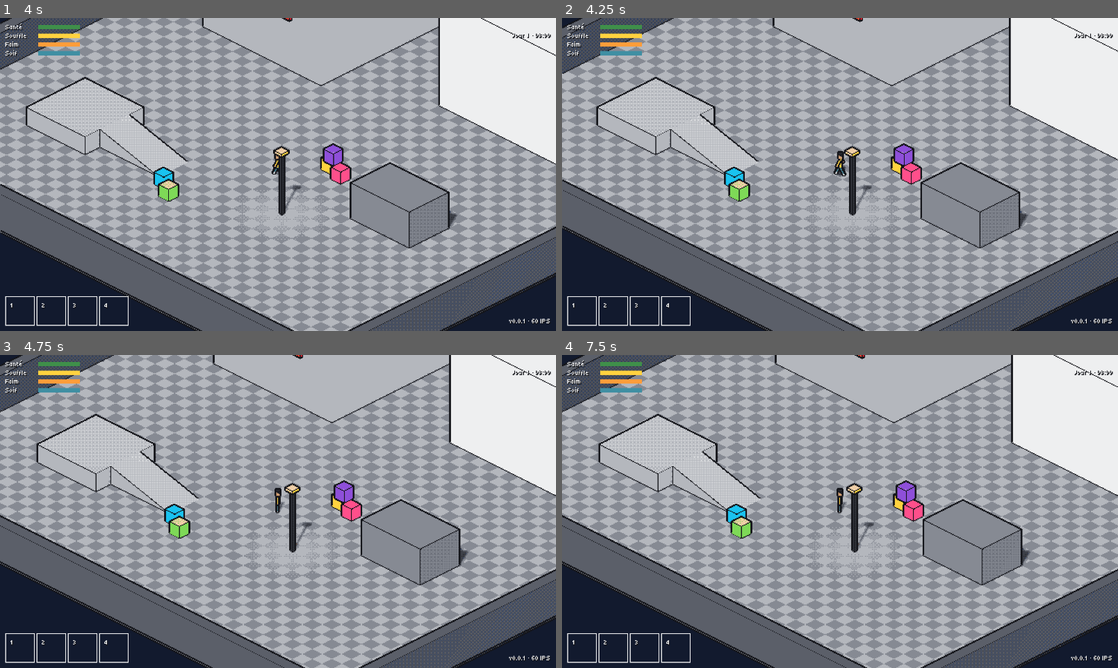
Above: before the commit, frames 1-4 (two rows, left to right).
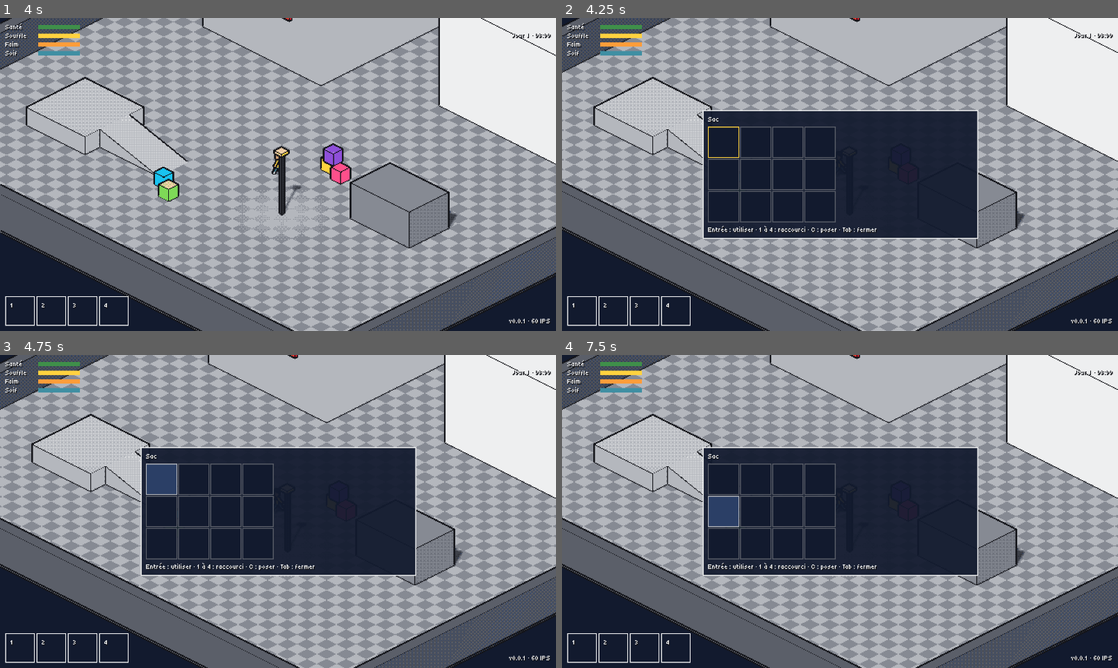
Above: after the commit, the same moments.

Repository: Yato-350/91350
Game: Godot game, scene res://scenes/main/main.tscn
The game is run twice, just before and just after one commit, with the same random seed, the same clock (stepped at 60 frames per second) and the same inputs.
Inputs (mouse positions are in pixels of both pictures, inside the frame that each line leads up to):
- Up to frame 1 (4 s): tap Enter at 0.5, 3.5 s; move the mouse to (400, 158) at 0.52 s; hold D (move_right) 0.53-1.25 s; hold C (crouch) 0.53-1.25 s; click (400, 158) at 0.67 s; tap J (journal) at 0.8 s; drag from (166, 190) to (250, 237) at 1.27 s; tap Space (attack) at 2 s; move the mouse to (333, 105) at 2.02 s; hold D (move_right) 2.03-2.75 s; tap 1 (quick_1) at 2.1 s; click (333, 105) at 2.17 s; tap 3 (quick_3) at 2.3 s; drag from (250, 237) to (111, 127) at 2.77 s; move the mouse to (444, 221) at 3.52 s; hold A (move_left) from 3.53 s (still down); hold C (crouch) from 3.53 s (still down); tap 4 (quick_4) at 3.6 s; click (444, 221) at 3.67 s
- Up to frame 2 (4.25 s): keep holding A (move_left); keep holding C (crouch); tap Tab (inventory) at 4.15 s
- Up to frame 3 (4.75 s): release A (move_left) at 4.25 s; release C (crouch) at 4.25 s; click (161, 480) at 4.27 s
- Up to frame 4 (7.5 s): click (756, 480) at 5.02 s; click (789, 480) at 5.77 s; click (817, 480) at 6.52 s; click (723, 511) at 7.27 s

Frame 1 is identical in both runs. In frame 2, 35% of the frame differs, in the area x 0-100%, y 0-100%; in frame 3, 39%; in frame 4, 39%.

Commit message:
feat: écran du sac et gestionnaire d'écrans qui suspend le jeu
- InventoryScreen : grille à l'image du sac, fiche de l'objet visé ; valider utilise,
  1 à 4 place dans un raccourci, « accroupi » pose par terre (jamais un objet de quête).
- Screens ouvre un seul écran à la fois et met l'arbre de scène en pause.
- Thème : boutons en pixels (normal, survol, appui, focus).
- Test de rendu : capture de l'écran du sac dans build/screenshots/ui_inventory.png.

Co-Authored-By: Claude Fable 5.2 <noreply@anthropic.com>
Claude-Session: https://claude.ai/code/session_0191MuXXX6bNUbLG7aSk85Tz

Diff:
--- a/assets/ui/theme.tres
+++ b/assets/ui/theme.tres
@@ -15,6 +15,54 @@
 border_color = Color(0.9333, 0.9373, 0.9412, 1)
 anti_aliasing = false
 
+[sub_resource type="StyleBoxFlat" id="StyleBoxFlat_button"]
+content_margin_left = 4.0
+content_margin_top = 2.0
+content_margin_right = 4.0
+content_margin_bottom = 2.0
+bg_color = Color(0.0706, 0.102, 0.1804, 1)
+border_width_left = 1
+border_width_top = 1
+border_width_right = 1
+border_width_bottom = 1
+border_color = Color(0.3569, 0.3725, 0.4118, 1)
+anti_aliasing = false
+
+[sub_resource type="StyleBoxFlat" id="StyleBoxFlat_button_hover"]
+content_margin_left = 4.0
+content_margin_top = 2.0
+content_margin_right = 4.0
+content_margin_bottom = 2.0
+bg_color = Color(0.1686, 0.2471, 0.4, 1)
+border_width_left = 1
+border_width_top = 1
+border_width_right = 1
+border_width_bottom = 1
+border_color = Color(0.7059, 0.7176, 0.7412, 1)
+anti_aliasing = false
+
+[sub_resource type="StyleBoxFlat" id="StyleBoxFlat_button_pressed"]
+content_margin_left = 4.0
+content_margin_top = 2.0
+content_margin_right = 4.0
+content_margin_bottom = 2.0
+bg_color = Color(0.1686, 0.2471, 0.4, 1)
+border_width_left = 1
+border_width_top = 1
+border_width_right = 1
+border_width_bottom = 1
+border_color = Color(0.9333, 0.9373, 0.9412, 1)
+anti_aliasing = false
+
+[sub_resource type="StyleBoxFlat" id="StyleBoxFlat_button_focus"]
+draw_center = false
+border_width_left = 1
+border_width_top = 1
+border_width_right = 1
+border_width_bottom = 1
+border_color = Color(1, 0.8235, 0.2471, 1)
+anti_aliasing = false
+
 [resource]
 default_font = ExtResource("1_font")
 default_font_size = 8
@@ -24,3 +72,12 @@
 Label/constants/shadow_offset_y = 1
 PanelContainer/styles/panel = SubResource("StyleBoxFlat_panel")
 RichTextLabel/colors/default_color = Color(0.9333, 0.9373, 0.9412, 1)
+Button/colors/font_color = Color(0.9333, 0.9373, 0.9412, 1)
+Button/colors/font_hover_color = Color(0.9333, 0.9373, 0.9412, 1)
+Button/colors/font_focus_color = Color(1, 0.8235, 0.2471, 1)
+Button/colors/font_pressed_color = Color(0.9333, 0.9373, 0.9412, 1)
+Button/styles/normal = SubResource("StyleBoxFlat_button")
+Button/styles/hover = SubResource("StyleBoxFlat_button_hover")
+Button/styles/pressed = SubResource("StyleBoxFlat_button_pressed")
+Button/styles/focus = SubResource("StyleBoxFlat_button_focus")
+Button/styles/disabled = SubResource("StyleBoxFlat_button")
--- a/locale/strings.csv
+++ b/locale/strings.csv
@@ -116,3 +116,8 @@
 KEY_ESCAPE,"Échap"
 KEY_TAB,"Tab"
 KEY_CTRL,"Ctrl"
+INV_TITLE,"Sac"
+INV_HINT_KEYS,"Entrée : utiliser · 1 à 4 : raccourci · C : poser · Tab : fermer"
+INV_HINT_PAD,"A : utiliser · croix : raccourci · L3 : poser · B : fermer"
+INV_NO_USE,"Ça ne s'utilise pas comme ça."
+INV_NO_DROP,"Pas question de laisser ça traîner."
--- a/scenes/main/main.tscn
+++ b/scenes/main/main.tscn
@@ -1,8 +1,9 @@
-[gd_scene load_steps=4 format=3]
+[gd_scene load_steps=5 format=3]
 
 [ext_resource type="Script" path="res://scripts/main/main.gd" id="1_main"]
 [ext_resource type="PackedScene" path="res://scenes/main/pixel_view.tscn" id="2_view"]
 [ext_resource type="PackedScene" path="res://scenes/ui/hud.tscn" id="3_hud"]
+[ext_resource type="Script" path="res://scripts/ui/screens.gd" id="4_screens"]
 
 [node name="Main" type="Node"]
 script = ExtResource("1_main")
@@ -18,6 +19,13 @@
 
 [node name="Hud" parent="UI" instance=ExtResource("3_hud")]
 
+[node name="Screens" type="Control" parent="UI"]
+layout_mode = 3
+anchors_preset = 0
+offset_right = 640.0
+offset_bottom = 360.0
+script = ExtResource("4_screens")
+
 [node name="Overlay" type="CanvasLayer" parent="."]
 layer = 10
 
--- a/scripts/main/main.gd
+++ b/scripts/main/main.gd
@@ -22,7 +22,6 @@
 
 @onready var _pixel_view: PixelView = $PixelView
 @onready var _ui: CanvasLayer = $UI
-@onready var _hud: Control = $UI/Hud
 @onready var _fade: ColorRect = $Overlay/Fade
 
 
@@ -176,8 +175,11 @@
 func _layout_ui() -> void:
 	var pixel_scale := maxi(1, _pixel_view.get_pixel_scale())
 	_ui.scale = Vector2.ONE * pixel_scale
-	_hud.position = Vector2.ZERO
-	_hud.size = (_pixel_view.size / pixel_scale).ceil()
+	for child: Node in _ui.get_children():
+		var layer := child as Control
+		if layer != null:
+			layer.position = Vector2.ZERO
+			layer.size = (_pixel_view.size / pixel_scale).ceil()
 
 
 func _toggle_fullscreen() -> void:
--- a/scripts/ui/hud.gd
+++ b/scripts/ui/hud.gd
@@ -19,7 +19,6 @@
 	"Thirst": ["HUD_THIRST", "eau_claire"],
 }
 const QUICK_SLOT_SIZE := 34
-const ICON_PATH := "res://assets/icons/items/%s.png"
 const ZONE_PREFIX := "zone:"
 
 var _palette := Palette.load_colors()
@@ -140,9 +139,7 @@
 		var icon: TextureRect = slot.get_node("Icon")
 		var count: Label = slot.get_node("Count")
 		var item_id := inventory.quick_slots[index]
-		var path := ICON_PATH % item_id
-		var has_icon := not item_id.is_empty() and ResourceLoader.exists(path)
-		icon.texture = load(path) if has_icon else null
+		icon.texture = ItemIcon.of(item_id)
 		count.text = str(inventory.count(item_id)) if not item_id.is_empty() else ""
 
 
--- /dev/null
+++ b/scripts/ui/inventory_screen.gd
@@ -0,0 +1,153 @@
+class_name InventoryScreen
+extends PanelContainer
+## L'écran du sac : la grille des objets et la fiche de celui qui a le focus.
+## Valider utilise l'objet ; quick_1 à quick_4 le placent dans un raccourci ; « crouch »
+## le pose par terre (sauf un objet de quête).
+
+const SLOT_SIZE := 36
+const DETAILS_WIDTH := 150
+const SPACING := 4
+const QUEST_CATEGORY := "quete"
+
+var _focused := 0
+var _grid := GridContainer.new()
+var _name := Label.new()
+var _description := Label.new()
+var _hint := Label.new()
+
+
+func _init() -> void:
+	hide()
+	set_anchors_and_offsets_preset(Control.PRESET_CENTER)
+	grow_horizontal = Control.GROW_DIRECTION_BOTH
+	grow_vertical = Control.GROW_DIRECTION_BOTH
+	var rows := VBoxContainer.new()
+	rows.add_theme_constant_override(&"separation", SPACING)
+	add_child(rows)
+	var title := Label.new()
+	title.name = "Title"
+	title.text = "INV_TITLE"
+	rows.add_child(title)
+	var columns := HBoxContainer.new()
+	columns.add_theme_constant_override(&"separation", SPACING * 2)
+	rows.add_child(columns)
+	_grid.name = "Grid"
+	_grid.add_theme_constant_override(&"h_separation", 1)
+	_grid.add_theme_constant_override(&"v_separation", 1)
+	columns.add_child(_grid)
+	var details := VBoxContainer.new()
+	details.custom_minimum_size.x = DETAILS_WIDTH
+	columns.add_child(details)
+	_name.name = "Name"
+	details.add_child(_name)
+	_description.name = "Description"
+	_description.autowrap_mode = TextServer.AUTOWRAP_WORD_SMART
+	_description.size_flags_vertical = Control.SIZE_EXPAND_FILL
+	details.add_child(_description)
+	_hint.name = "Hint"
+	_hint.autowrap_mode = TextServer.AUTOWRAP_WORD_SMART
+	rows.add_child(_hint)
+
+
+func _ready() -> void:
+	EventBus.inventory_changed.connect(func(_item: String) -> void: _refresh())
+
+
+func _unhandled_input(event: InputEvent) -> void:
+	if not visible:
+		return
+	if event.is_action_pressed(&"crouch"):
+		_drop_one()
+	for index: int in Inventory.QUICK_SLOT_COUNT:
+		if event.is_action_pressed(Player.QUICK_ACTION % (index + 1)):
+			GameState.inventory.assign_quick_slot(index, _item_at(_focused))
+
+
+func open() -> void:
+	show()
+	_hint.text = tr("INV_HINT_PAD" if InputHints.using_pad else "INV_HINT_KEYS")
+	_refresh()
+	_focus(0)
+
+
+func close() -> void:
+	hide()
+
+
+# Remet la grille à l'image du sac : autant de cases, leurs icônes, leurs nombres.
+func _refresh() -> void:
+	if not visible:
+		return
+	var inventory := GameState.inventory
+	_grid.columns = inventory.columns
+	while _grid.get_child_count() > inventory.slots.size():
+		var extra := _grid.get_child(_grid.get_child_count() - 1)
+		_grid.remove_child(extra)
+		extra.queue_free()
+	while _grid.get_child_count() < inventory.slots.size():
+		_grid.add_child(_make_slot(_grid.get_child_count()))
+	for index: int in inventory.slots.size():
+		var slot: Dictionary = inventory.slots[index]
+		var button: Button = _grid.get_child(index)
+		var count: Label = button.get_node("Count")
+		var amount: int = slot.get("count", 0)
+		button.icon = ItemIcon.of(slot.get("id", ""))
+		count.text = str(amount) if amount > 1 else ""
+	_focus(mini(_focused, inventory.slots.size() - 1))
+
+
+func _make_slot(index: int) -> Button:
+	var button := Button.new()
+	button.name = "Slot%d" % index
+	button.custom_minimum_size = Vector2.ONE * SLOT_SIZE
+	button.icon_alignment = HORIZONTAL_ALIGNMENT_CENTER
+	button.focus_entered.connect(_on_slot_focused.bind(index))
+	button.pressed.connect(_use.bind(index))
+	var count := Label.new()
+	count.name = "Count"
+	count.set_anchors_and_offsets_preset(Control.PRESET_BOTTOM_RIGHT)
+	count.grow_horizontal = Control.GROW_DIRECTION_BEGIN
+	count.grow_vertical = Control.GROW_DIRECTION_BEGIN
+	count.position -= Vector2(2, 1)
+	count.mouse_filter = Control.MOUSE_FILTER_IGNORE
+	button.add_child(count)
+	return button
+
+
+func _focus(index: int) -> void:
+	if index >= 0 and index < _grid.get_child_count():
+		var button: Button = _grid.get_child(index)
+		button.grab_focus()
+		_on_slot_focused(index)
+
+
+func _on_slot_focused(index: int) -> void:
+	_focused = index
+	var item := DataRegistry.entry("items", _item_at(index))
+	_name.text = tr(item["name"]) if not item.is_empty() else ""
+	_description.text = tr(item["description"]) if not item.is_empty() else ""
+
+
+func _item_at(index: int) -> String:
+	var slots := GameState.inventory.slots
+	if index < 0 or index >= slots.size():
+		return ""
+	return slots[index].get("id", "")
+
+
+func _use(index: int) -> void:
+	var item_id := _item_at(index)
+	if not item_id.is_empty() and not GameState.use_item(item_id):
+		EventBus.notified.emit("INV_NO_USE")
+
+
+func _drop_one() -> void:
+	var item_id := _item_at(_focused)
+	var item := DataRegistry.entry("items", item_id)
+	if item.is_empty():
+		return
+	if item.get("category") == QUEST_CATEGORY:
+		EventBus.notified.emit("INV_NO_DROP")
+		return
+	if GameState.inventory.remove(item_id, 1):
+		EventBus.item_dropped.emit(item_id, 1)
--- /dev/null
+++ b/scripts/ui/item_icon.gd
@@ -0,0 +1,12 @@
+class_name ItemIcon
+## Icônes d'inventaire, produites par tools/build_voxels.py à partir des modèles voxel.
+
+const PATH := "res://assets/icons/items/%s.png"
+
+
+## L'icône de l'objet, ou null s'il n'en a pas (ou si `item_id` est vide).
+static func of(item_id: String) -> Texture2D:
+	var path := PATH % item_id
+	if item_id.is_empty() or not ResourceLoader.exists(path):
+		return null
+	return load(path)
--- /dev/null
+++ b/scripts/ui/screens.gd
@@ -0,0 +1,57 @@
+class_name Screens
+extends Control
+## Les écrans qui suspendent le jeu (sac, journal, pause). Un seul à la fois ; tant que
+## l'un d'eux est ouvert, l'arbre de scène est en pause et le monde s'arrête.
+
+## Action d'entrée → nom de l'écran qu'elle ouvre et referme.
+const ACTIONS := {&"inventory": "Inventory"}
+
+var _current: Control
+
+
+func _ready() -> void:
+	# Cet écran doit continuer de recevoir les entrées pendant la pause.
+	process_mode = Node.PROCESS_MODE_ALWAYS
+	mouse_filter = Control.MOUSE_FILTER_IGNORE
+	var inventory := InventoryScreen.new()
+	inventory.name = "Inventory"
+	add_child(inventory)
+
+
+# Avant l'interface : Tab et Échap y servent aussi à déplacer le focus.
+func _input(event: InputEvent) -> void:
+	if _current != null and event.is_action_pressed(&"ui_cancel"):
+		close()
+		get_viewport().set_input_as_handled()
+		return
+	for action: StringName in ACTIONS:
+		if not event.is_action_pressed(action):
+			continue
+		if _current == null:
+			open(ACTIONS[action])
+		elif _current.name == ACTIONS[action]:
+			close()
+		get_viewport().set_input_as_handled()
+
+
+func is_open() -> bool:
+	return _current != null
+
+
+## Ouvre l'écran nommé, sauf si un écran est déjà ouvert ou si le jeu est déjà suspendu
+## par autre chose (un dialogue).
+func open(screen_name: String) -> void:
+	var screen := get_node_or_null(screen_name) as Control
+	if screen == null or _current != null or get_tree().paused:
+		return
+	_current = screen
+	screen.call(&"open")
+	get_tree().paused = true
+
+
+func close() -> void:
+	if _current == null:
+		return
+	_current.call(&"close")
+	_current = null
+	get_tree().paused = false
--- /dev/null
+++ b/tests/render/test_ui_render.gd
@@ -0,0 +1,58 @@
+extends GutTest
+## Captures des écrans d'interface, à regarder après un changement visuel :
+## build/screenshots/ui_*.png. Exige un vrai rendu : lancé par « tools/check.sh render ».
+
+const SCENE := preload("res://scenes/main/main.tscn")
+const OUTPUT := "res://build/screenshots/ui_%s.png"
+const SETTLE_FRAMES := 8
+
+# GUT déclare cette méthode sans type de retour : la signature doit rester identique.
+@warning_ignore("untyped_declaration")
+func should_skip_script():
+	if DisplayServer.get_name() == "headless":
+		return "rendu indisponible en --headless (lancer tools/check.sh render)"
+	return false
+
+
+func before_each() -> void:
+	GameState.new_game()
+
+
+func after_each() -> void:
+	get_tree().paused = false
+
+
+func test_the_bag_screen_is_drawn_over_the_game() -> void:
+	var main := await _make_main("zone:appartement_akan")
+	var closed := get_viewport().get_texture().get_image()
+	GameState.give("bouteille_eau", 3)
+	GameState.give("baguette", 1)
+	GameState.give("bidon_vide", 1)
+	GameState.give("trousse_soins", 2)
+	GameState.inventory.assign_quick_slot(0, "bouteille_eau")
+	var screens: Screens = main.get_node("UI/Screens")
+	screens.open("Inventory")
+	await wait_process_frames(SETTLE_FRAMES)
+	assert_eq(main.save_screenshot(OUTPUT % "inventory"), OK)
+	var opened := get_viewport().get_texture().get_image()
+	assert_gt(
+		_changed_pixels(closed, opened), 2000, "le panneau du sac couvre une partie de l'écran"
+	)
+
+
+func _make_main(place: String) -> Main:
+	var main: Main = SCENE.instantiate()
+	add_child_autofree(main)
+	await wait_process_frames(2)
+	main.travel_to(place)
+	await wait_process_frames(SETTLE_FRAMES)
+	return main
+
+
+func _changed_pixels(before: Image, after: Image) -> int:
+	var changed := 0
+	for y: int in range(0, before.get_height(), 2):
+		for x: int in range(0, before.get_width(), 2):
+			if before.get_pixel(x, y) != after.get_pixel(x, y):
+				changed += 1
+	return changed
--- /dev/null
+++ b/tests/test_inventory_screen.gd
@@ -0,0 +1,100 @@
+extends GutTest
+
+var _screen: InventoryScreen
+
+
+func before_each() -> void:
+	GameState.new_game()
+	_screen = InventoryScreen.new()
+	add_child_autofree(_screen)
+
+
+func after_each() -> void:
+	get_tree().paused = false
+	Input.action_release("crouch")
+
+
+func test_opening_shows_one_slot_per_cell_of_the_bag() -> void:
+	assert_false(_screen.visible)
+	_screen.open()
+	assert_true(_screen.visible)
+	assert_eq(_slots().size(), 12)
+	GameState.give("sac_petit", 1)
+	GameState.use_item("sac_petit")
+	assert_eq(_slots().size(), 20, "le sac a grandi : la grille aussi")
+	_screen.close()
+	assert_false(_screen.visible)
+
+
+func test_a_slot_shows_its_item_and_the_details_follow_the_focus() -> void:
+	GameState.give("bouteille_eau", 3)
+	GameState.give("batte", 1)
+	_screen.open()
+	var first := _slots()[0]
+	assert_not_null(first.icon)
+	assert_eq(_count_of(first), "3")
+	assert_eq(_count_of(_slots()[1]), "", "un seul objet : pas de chiffre")
+	assert_eq(_text("Name"), tr("ITEM_BOUTEILLE_EAU"), "la première case a le focus")
+	_slots()[1].grab_focus()
+	assert_eq(_text("Name"), tr("ITEM_BATTE"))
+	assert_eq(_text("Description"), tr("ITEM_BATTE_DESC"))
+	_slots()[5].grab_focus()
+	assert_eq(_text("Name"), "")
+
+
+func test_pressing_a_slot_uses_its_item() -> void:
+	GameState.needs.thirst = 10.0
+	GameState.give("bouteille_eau", 2)
+	_screen.open()
+	_slots()[0].pressed.emit()
+	assert_gt(GameState.needs.thirst, 10.0)
+	assert_eq(_count_of(_slots()[0]), "", "il n'en reste qu'une")
+	assert_eq(GameState.inventory.count("bouteille_eau"), 1)
+
+
+func test_a_quick_action_assigns_the_focused_item_to_a_shortcut() -> void:
+	GameState.give("bouteille_eau", 1)
+	_screen.open()
+	_send_action("quick_3")
+	await wait_process_frames(2)
+	assert_eq(GameState.inventory.quick_slots[2], "bouteille_eau")
+
+
+func test_the_drop_action_puts_one_item_down_but_never_a_quest_item() -> void:
+	GameState.give("bouteille_eau", 2)
+	GameState.give("bidon_vide", 1)
+	_screen.open()
+	watch_signals(EventBus)
+	_send_action("crouch")
+	await wait_process_frames(2)
+	assert_eq(GameState.inventory.count("bouteille_eau"), 1)
+	assert_signal_emitted_with_parameters(EventBus, "item_dropped", ["bouteille_eau", 1])
+	_slots()[1].grab_focus()
+	_send_action("crouch")
+	await wait_process_frames(2)
+	assert_eq(GameState.inventory.count("bidon_vide"), 1, "un objet de quête ne se pose pas")
+
+
+func _slots() -> Array[Button]:
+	var buttons: Array[Button] = []
+	for node: Node in _screen.find_child("Grid", true, false).get_children():
+		buttons.append(node as Button)
+	return buttons
+
+
+func _count_of(slot: Button) -> String:
+	var label: Label = slot.get_node("Count")
+	return label.text
+
+
+func _text(node_name: String) -> String:
+	var label: Label = _screen.find_child(node_name, true, false)
+	return label.text
+
+
+func _send_action(action: String) -> void:
+	for pressed: bool in [true, false]:
+		var event := InputEventAction.new()
+		event.action = action
+		event.pressed = pressed
+		Input.parse_input_event(event)
--- /dev/null
+++ b/tests/test_screens.gd
@@ -0,0 +1,61 @@
+extends GutTest
+
+const SCENE := preload("res://scenes/main/main.tscn")
+
+
+func before_each() -> void:
+	GameState.new_game()
+
+
+func after_each() -> void:
+	get_tree().paused = false
+
+
+func test_the_inventory_action_opens_the_bag_and_pauses_the_game() -> void:
+	var main := await _make_main()
+	var screens: Screens = main.get_node("UI/Screens")
+	assert_false(screens.is_open())
+	_send_action("inventory")
+	await wait_process_frames(2)
+	assert_true(screens.is_open())
+	assert_true(get_tree().paused)
+	assert_true(screens.get_node("Inventory").visible)
+	_send_action("inventory")
+	await wait_process_frames(2)
+	assert_false(screens.is_open())
+	assert_false(get_tree().paused)
+
+
+func test_cancel_closes_the_open_screen() -> void:
+	var main := await _make_main()
+	var screens: Screens = main.get_node("UI/Screens")
+	screens.open("Inventory")
+	_send_action("ui_cancel")
+	await wait_process_frames(2)
+	assert_false(screens.is_open())
+	assert_false(get_tree().paused)
+
+
+func test_only_one_screen_is_open_at_a_time() -> void:
+	var main := await _make_main()
+	var screens: Screens = main.get_node("UI/Screens")
+	screens.open("Inventory")
+	screens.open("Licorne")
+	assert_true(screens.get_node("Inventory").visible, "écran inconnu : rien ne change")
+	screens.close()
+	assert_false(screens.get_node("Inventory").visible)
+
+
+func _make_main() -> Main:
+	var main: Main = SCENE.instantiate()
+	add_child_autofree(main)
+	await wait_process_frames(3)
+	return main
+
+
+func _send_action(action: String) -> void:
+	for pressed: bool in [true, false]:
+		var event := InputEventAction.new()
+		event.action = action
+		event.pressed = pressed
+		Input.parse_input_event(event)
Not shown: 1 places in assets/ui/theme.tres that only renumber resources
Not shown, added: scripts/ui/inventory_screen.gd.uid
Not shown, added: scripts/ui/item_icon.gd.uid
Not shown, added: scripts/ui/screens.gd.uid
Not shown, added: tests/test_inventory_screen.gd.uid
Not shown, added: tests/test_screens.gd.uid
